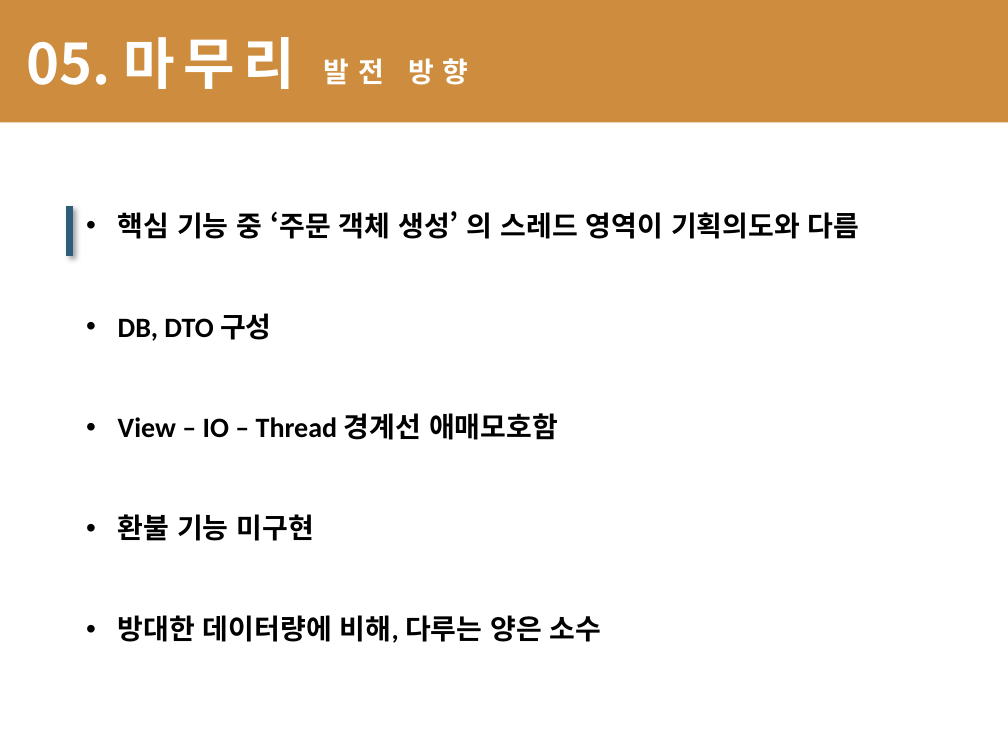
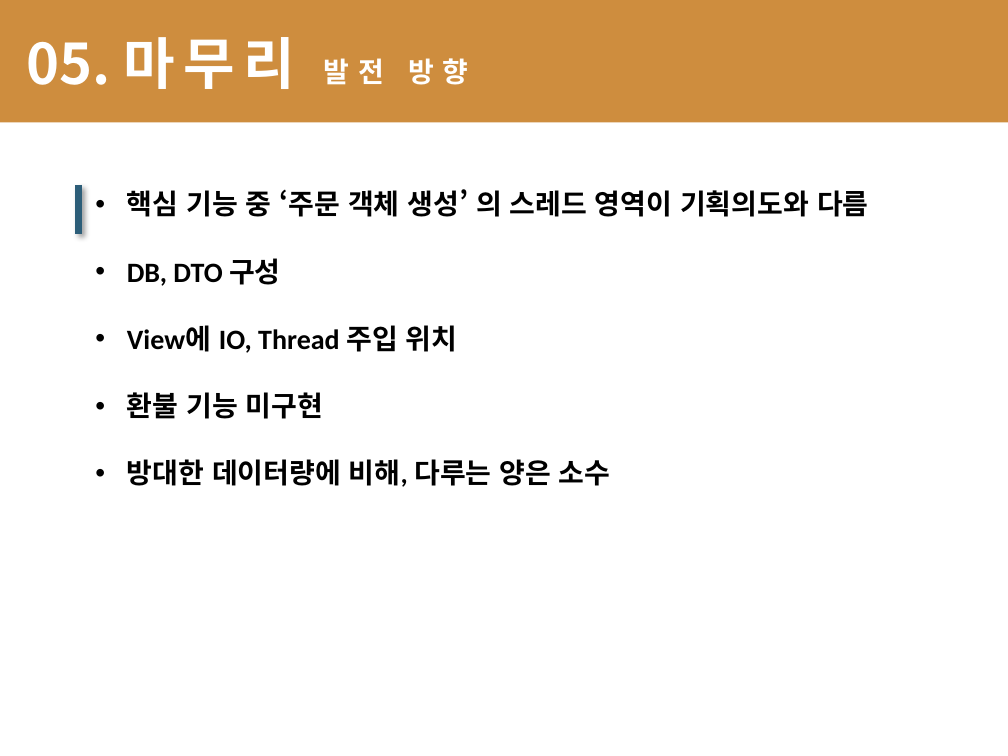
Before and after one commit to jyson19/siatBread, a slide deck: slide 15 of document/team_project(siatBread).pptx. Drawn at 1008x756 pixels with LibreOffice and Linux fonts; fonts in the diff are those of the drawing. Boxes give left, top, right and bottom in pixels: in the first picture for what was removed or moved away, otherwise in the second. Text is boxed around its words. In the diff, an @@ line names an element or a change of style, - is before the commit and + after.

```diff
--- a/document/team_project(siatBread).pptx
+++ b/document/team_project(siatBread).pptx
@@ line moved from (70, 206) - (70, 256) to (79, 184) - (79, 234) @@
@@ text "핵심 기능 중 ‘주문 객체 ...": place and size @@
-text "핵심 기능 중 ‘주문 객체 ..." at [118,211,860,643]
+text "핵심 기능 중 ‘주문 객체 ..." at [127,189,869,487]
@@ text at [127,325,458,353]: text changed @@
-• View – IO – Thread 경계선 애매모호함
+• View에 IO, Thread 주입 위치
```
Also in this commit, not shown: 10 other files.
